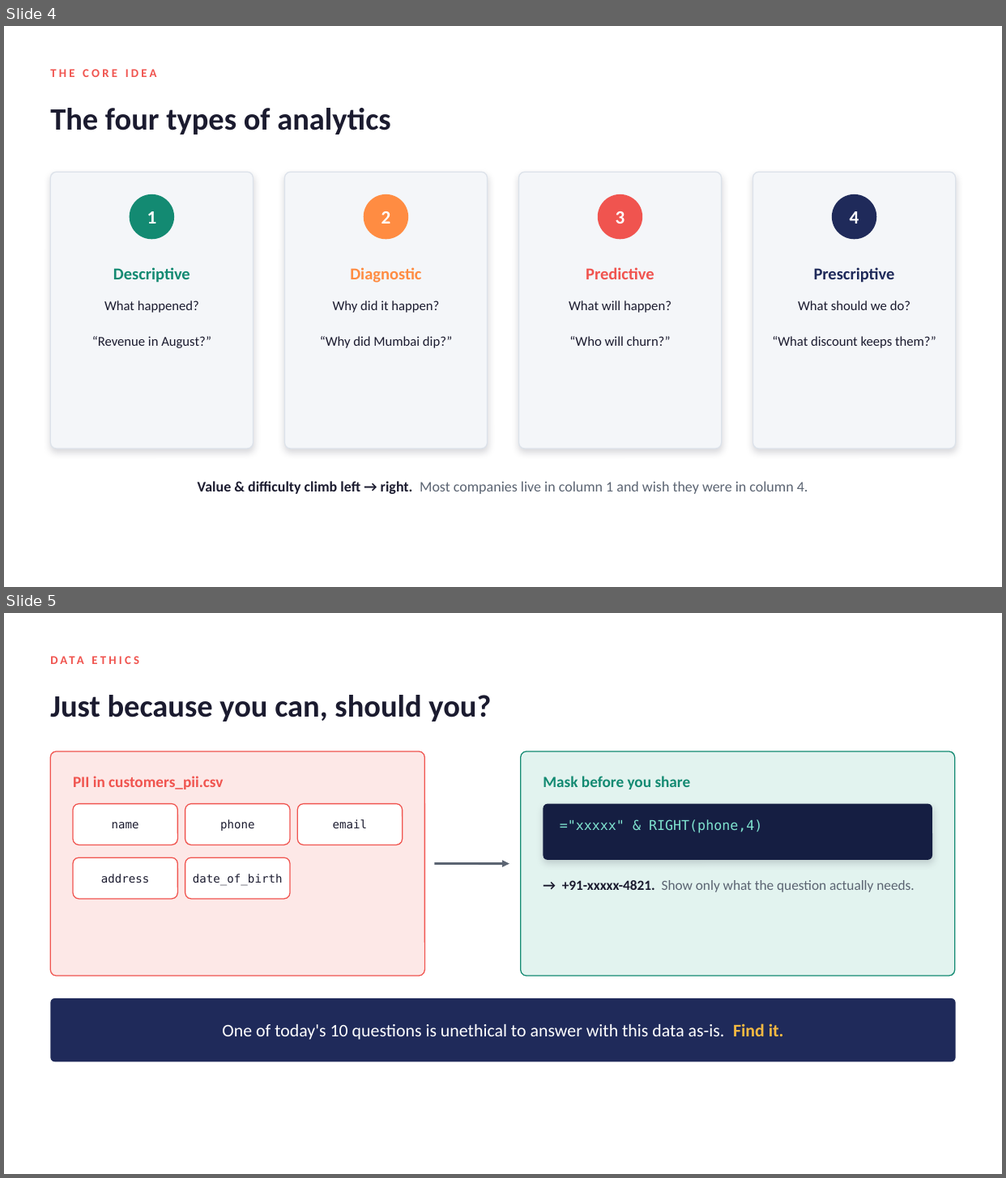
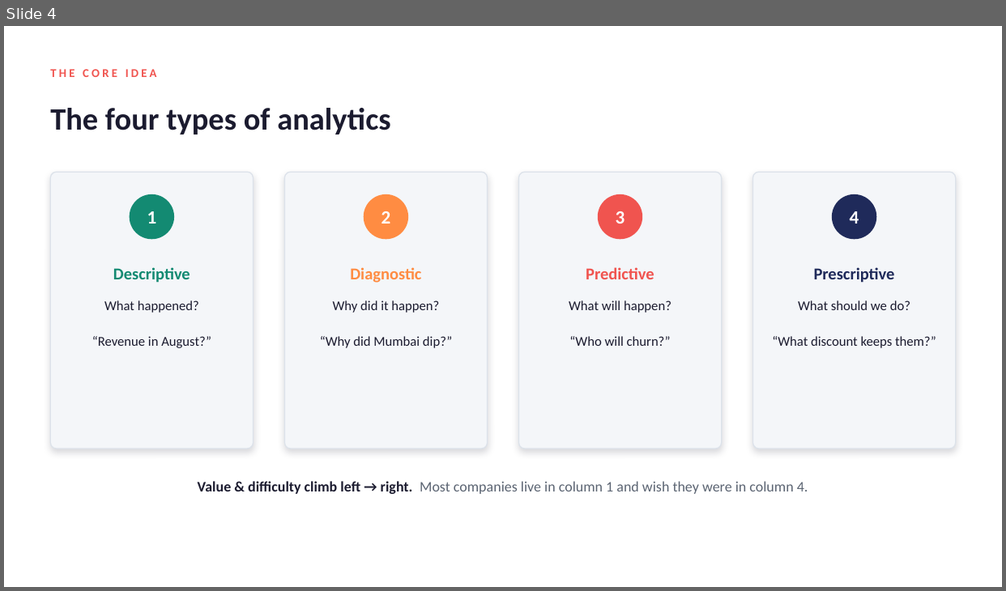
Before and after one commit to Abhinav1296/teaching, a slide deck: Day_02_Analytics_Types_and_Ethics/Day_02_deck.pptx. Shown one above the other, each under a label of ours: slides 4 and 5 before the commit, slide 4 after it. The pictures are 1006x1178 and 1006x591 pixels, drawn with LibreOffice and Linux fonts; fonts in the diff are those of the drawing. Boxes give left, top, right and bottom in pixels: in the first picture for what was removed or moved away, otherwise in the second. Text is boxed around its words. In the diff, an @@ line names an element or a change of style, - is before the commit and + after.

Commit message:
Day 2: deepen to 6-hour single-batch (15 Qs, masking lab, DPDP, ethics desk)

```diff
--- a/Day_02_Analytics_Types_and_Ethics/Day_02_deck.pptx
+++ b/Day_02_Analytics_Types_and_Ethics/Day_02_deck.pptx
@@ slide 5 removed at (4, 613, 1002, 1174), background #FFFFFF @@
@@ text removed at (50, 695, 491, 722) @@
-Just because you can, should you?
@@ rounded rectangle removed at (50, 752, 424, 976) @@
@@ rounded rectangle removed at (521, 752, 955, 976) @@
@@ text removed at (73, 776, 223, 790) @@
-PII in customers_pii.csv
@@ text removed at (543, 776, 691, 790) @@
-Mask before you share
@@ rounded rectangle removed at (73, 804, 177, 845) @@
-name
@@ rounded rectangle removed at (185, 804, 290, 845) @@
-phone
@@ rounded rectangle removed at (297, 804, 403, 845) @@
-email
@@ rounded rectangle removed at (543, 804, 932, 860) @@
@@ text removed at (560, 820, 762, 833) @@
-="xxxxx" & RIGHT(phone,4)
@@ rounded rectangle removed at (73, 858, 177, 899) @@
-address
@@ rounded rectangle removed at (185, 858, 290, 899) @@
-date_of_birth
@@ arrow removed from (434, 864) to (509, 864) @@
@@ text removed at (562, 880, 914, 892) @@
-→ +91-xxxxx-4821. Show only what the question actually needs.
@@ rounded rectangle removed at (50, 999, 956, 1063) @@
-One of today's 10 questions is unethical to answer with this data as-is. Find it.
@@ text removed at (652, 1024, 684, 1037) @@
-DATA ETHICS
```
Also in this commit, not shown: 7 slides changed, 3 slides added, 1 other slide removed, 3 other files.
